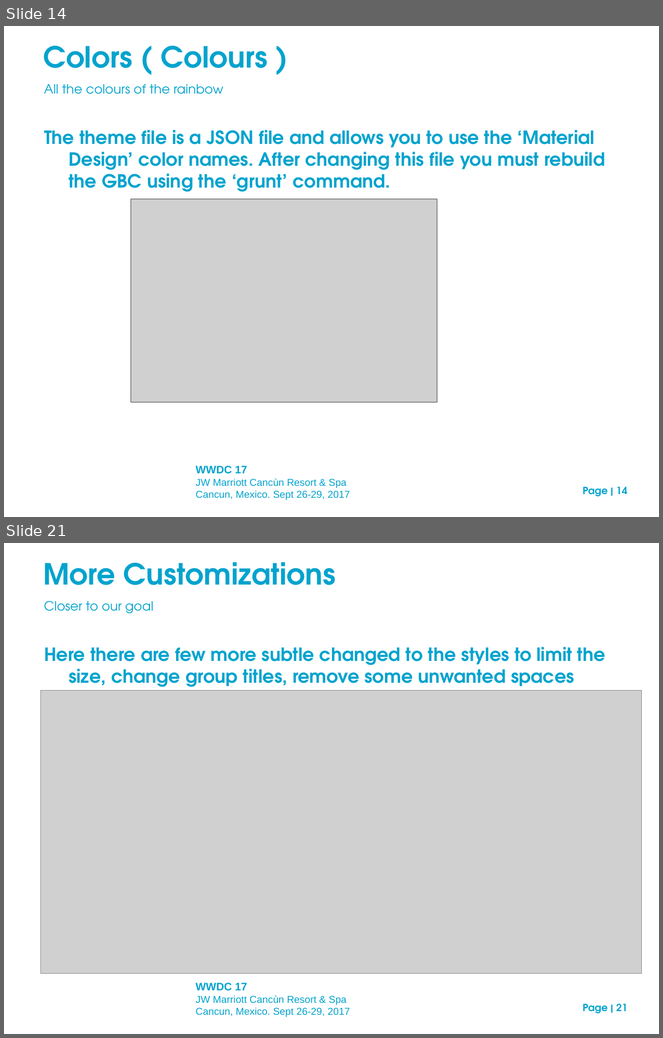
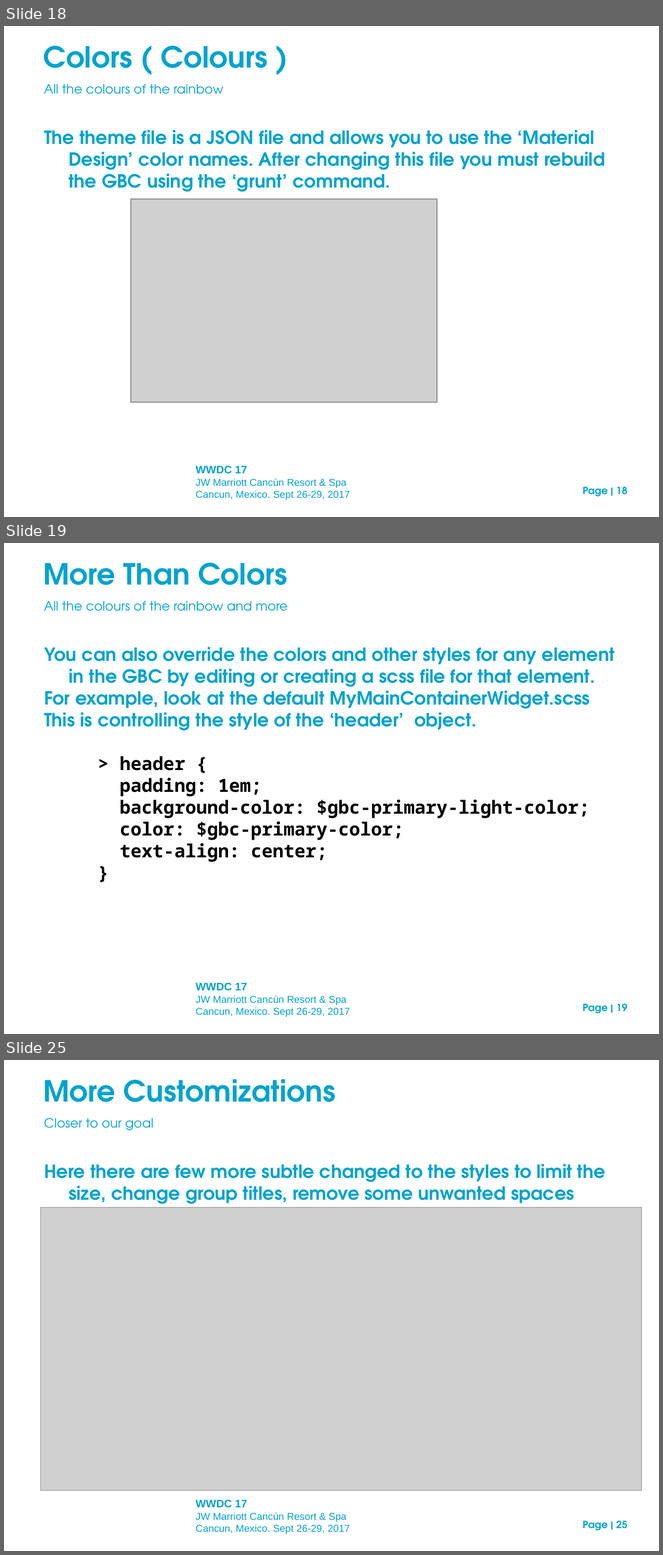
Before and after one commit to neilm-fourjs/njms_demos310, a slide deck: gbc/presentation/GBC_customization_draft.ppt. Shown one above the other, each under a label of ours: slides 14 and 21 before the commit, slides 18, 19 and 25 after it; the slides between them are not shown. The pictures are 663x1038 and 663x1555 pixels, drawn with LibreOffice and Linux fonts; fonts in the diff are those of the drawing; grey boxes stand for pictures; background and template pictures are left out. Boxes give left, top, right and bottom in pixels: in the first picture for what was removed or moved away, otherwise in the second. Text is boxed around its words. In the diff, an @@ line names an element or a change of style, - is before the commit and + after.

```diff
--- a/gbc/presentation/GBC_customization_draft.ppt
+++ b/gbc/presentation/GBC_customization_draft.ppt
@@ slide 19 added at [4, 543, 659, 1034], background picture (left out); not listed: 3 template elements that a slide beside it also shows @@
@@ text added at [43, 563, 287, 585], 32 pt, text #02A3CE, bold @@
+More Than Colors
@@ text added at [44, 601, 288, 611], 14 pt, text #02A3CE @@
+All the colours of the rainbow and more
@@ text added at [44, 647, 615, 862], 20 pt, text #02A3CE, bold @@
+You can also override the colors and other styles for any element in the GBC by editing or creating a scss file for that element.
+For example, look at the default MyMainContainerWidget.scss
+This is controlling the style of the ‘header’ object.
+> header {
+padding: 1em;
+background-color: $gbc-primary-light-color;
+color: $gbc-primary-color;
+text-align: center;
+}
@@ rectangle added at [239, 820, 393, 840], fill #FFFFFF @@
@@ what was slide 14 is now slide 18 @@
@@ page number at [583, 487, 628, 497]: text changed @@
-Page | 14
+Page | 18
@@ what was slide 21 is now slide 25 @@
@@ page number at [583, 1521, 628, 1531]: text changed @@
-Page | 21
+Page | 25
```
Also in this commit, not shown: 6 slides changed, 3 other slides added, 5 other files.
